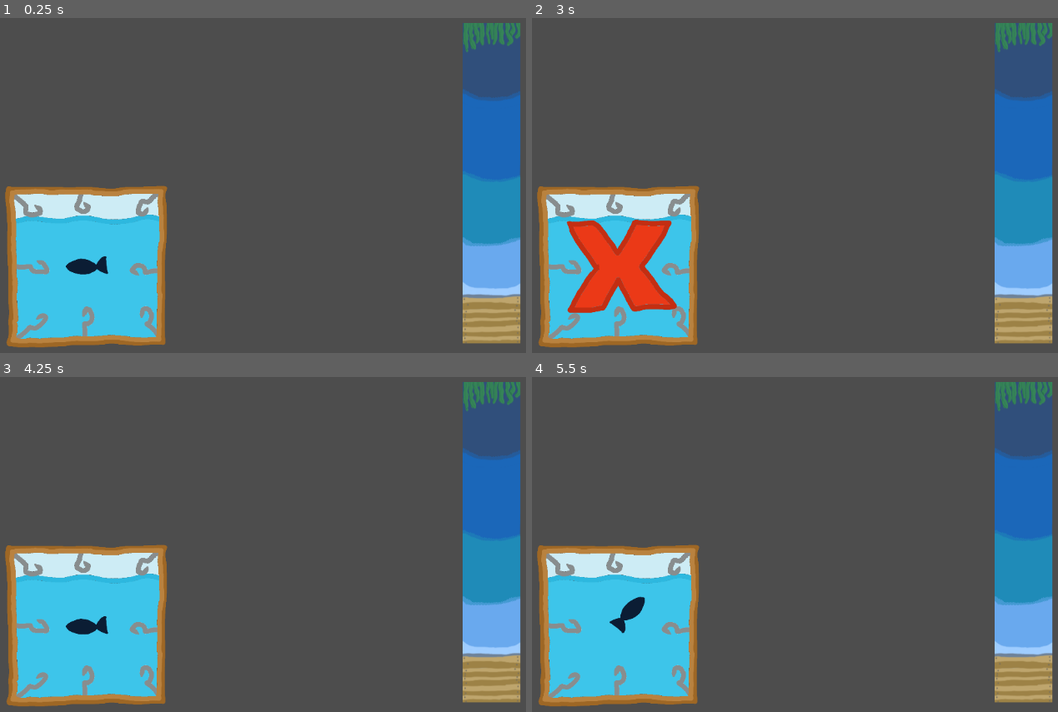
Above: before the commit, frames 1-4 (two rows, left to right).
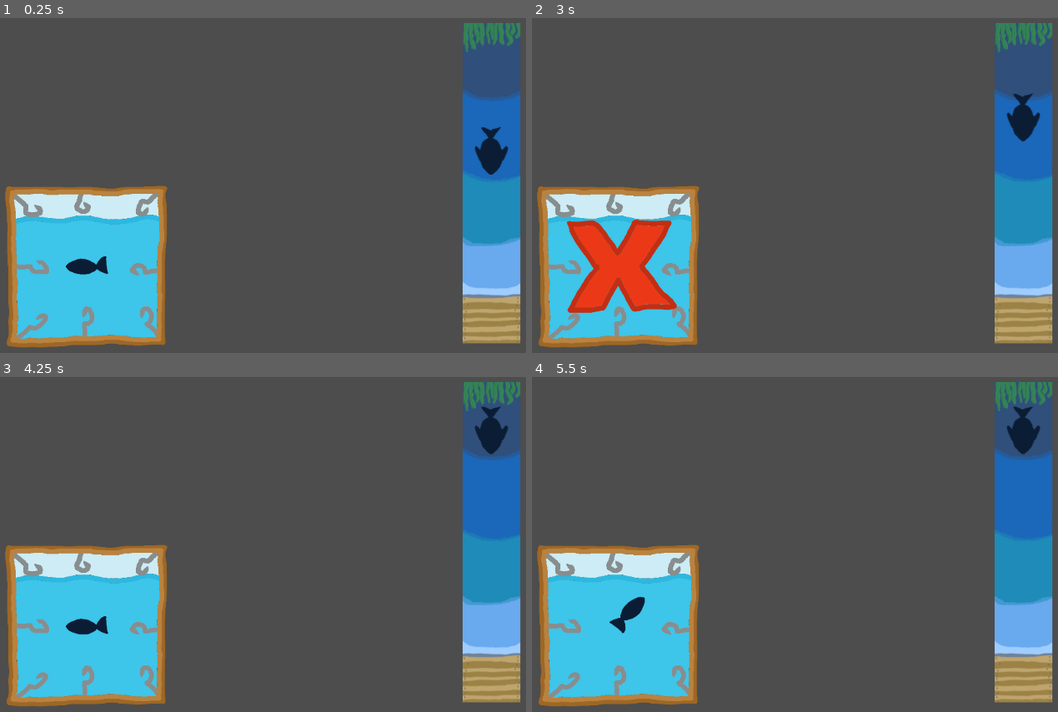
Above: after the commit, the same moments.

Repository: hcthoemmes/cathartic-casting-compulsion
Game: Godot game, scene res://Scenes/fishing.tscn
The game is run twice, just before and just after one commit, with the same random seed, the same clock (stepped at 60 frames per second) and the same inputs. This scene is started directly instead of the project's main scene.
Inputs:
- Up to frame 1 (0.25 s): no input
- Up to frame 2 (3 s): tap Enter at 0.5 s; hold D (east) 0.53-1.28 s; tap Z (use) every 0.75 s from 0.6 to 2.85 s; hold S (south) 1.28-2.03 s; hold D (east) 2.03-2.78 s; hold W (north) from 2.78 s (still down)
- Up to frame 3 (4.25 s): release W (north) at 3.53 s; hold A (west) from 3.53 s (still down); tap Z (use) at 3.6 s
- Up to frame 4 (5.5 s): tap Z (use) at 4.35, 5.1 s; release A (west) at 5.03 s; hold S (south) from 5.03 s (still down)

The runs differ from the first frame. In frame 1, 0.5% of the frame differs, in the area x 90-97%, y 32-47%; in frame 2, 0.5%; in frame 3, 0.5%; in frame 4, 0.5%.
Error before the commit: Trying to assign value of type 'Node2D' to a variable of type 'Control'. (res://Scripts/progress_bar.gd:5)

Commit message:
Add custom resource for fish species

Diff:
--- /dev/null
+++ b/Resources/salmon.tres
@@ -0,0 +1,12 @@
+[gd_resource type="Resource" script_class="FishData" load_steps=3 format=3 uid="uid://c0jvuvwefbrfx"]
+
+[ext_resource type="Texture2D" uid="uid://eg6413o7ytuy" path="res://Sprites/salmon.png" id="1_pn63s"]
+[ext_resource type="Script" uid="uid://cuyp77p11pre3" path="res://Scripts/fish_data.gd" id="2_wwa02"]
+
+[resource]
+script = ExtResource("2_wwa02")
+size = 0
+difficulty = 2
+pull_strength = 50
+image = ExtResource("1_pn63s")
+metadata/_custom_type_script = "uid://cuyp77p11pre3"
--- a/Scenes/fishing.tscn
+++ b/Scenes/fishing.tscn
@@ -6,11 +6,14 @@
 [ext_resource type="Texture2D" uid="uid://cqed1uh1y4471" path="res://Sprites/progressfish.png" id="3_f6wi8"]
 [ext_resource type="Script" uid="uid://bveklijdgrp37" path="res://Scripts/progress_bar.gd" id="3_lym3h"]
 [ext_resource type="Texture2D" uid="uid://blek2oel2u1oh" path="res://Sprites/dartingfish.png" id="5_lym3h"]
-[ext_resource type="Script" path="res://Scripts/darting_fish.gd" id="7_6qjx5"]
+[ext_resource type="Script" uid="uid://b0fcqiwpx2lu1" path="res://Scripts/darting_fish.gd" id="7_6qjx5"]
 [ext_resource type="Texture2D" uid="uid://diidnhxc5svls" path="res://Sprites/boxcheck.png" id="7_7hb1t"]
-[ext_resource type="Script" path="res://Scripts/result.gd" id="9_fxxqf"]
+[ext_resource type="Resource" uid="uid://c0jvuvwefbrfx" path="res://Resources/salmon.tres" id="8_6qjx5"]
+[ext_resource type="Script" uid="uid://c7xuhfa728skk" path="res://Scripts/result.gd" id="9_fxxqf"]
 
-[node name="Fishing" type="Node2D"]
+[node name="Fishing" type="Control"]
+layout_mode = 3
+anchors_preset = 0
 script = ExtResource("1_aamv5")
 
 [node name="ProgressBar" type="Sprite2D" parent="."]
@@ -38,6 +41,7 @@
 scale = Vector2(0.5, 0.5)
 texture = ExtResource("5_lym3h")
 script = ExtResource("7_6qjx5")
+data = ExtResource("8_6qjx5")
 
 [node name="Result" type="Sprite2D" parent="HookBox"]
 visible = false
--- a/Scripts/darting_fish.gd
+++ b/Scripts/darting_fish.gd
@@ -1,21 +1,19 @@
 extends Sprite2D
+
+@export var data: FishData: set = _set_data
+var size: int
+var difficulty: int
+var pull_strength: int
+var image: Texture2D
 
 var start_position: Vector2
 var pull_direction: Vector2
 var max_response_time: float = 1.8
 var min_response_time: float = 0.7
-
-# resource vars
-var size: int
-var difficulty: int = 2 # between 0 and 4
-var pull_strength := 50
-@export var image: Texture2D
-
 var max_difficulty: int = 4
 var response_time: float
 var sprite_direction := Vector2.LEFT
 var status = "waiting"
-
 var tween
 var revealed = false
 
@@ -67,3 +65,10 @@
 func reset() -> void:
 	position = start_position
 	rotation = 0
+
+func _set_data(value) -> void:
+	data = value
+	size = data.size
+	difficulty = data.difficulty
+	pull_strength = data.pull_strength
+	image = data.image
--- /dev/null
+++ b/Scripts/fish_data.gd
@@ -0,0 +1,7 @@
+extends Resource
+class_name FishData
+
+@export var size: int
+@export var difficulty: int = 2 # between 0 and 4
+@export var pull_strength := 50
+@export var image: Texture2D
--- a/Scripts/fishing.gd
+++ b/Scripts/fishing.gd
@@ -1,4 +1,4 @@
-extends Node2D
+extends Control
 
 @onready var fish = $HookBox/DartingFish
 @onready var result: Sprite2D = $HookBox/Result
--- a/Scripts/progress_bar.gd
+++ b/Scripts/progress_bar.gd
@@ -1,7 +1,7 @@
 extends Node2D
 
 @onready var progress_fish: Sprite2D = $ProgressFish
-@onready var fish: Sprite2D = $"../HookBox/Fish"
+@onready var fish: Sprite2D = $"../HookBox/DartingFish"
 @onready var fishing: Control = $".."
 
 var escape_y
Not shown: 1 places in Scenes/fishing.tscn that only renumber resources
